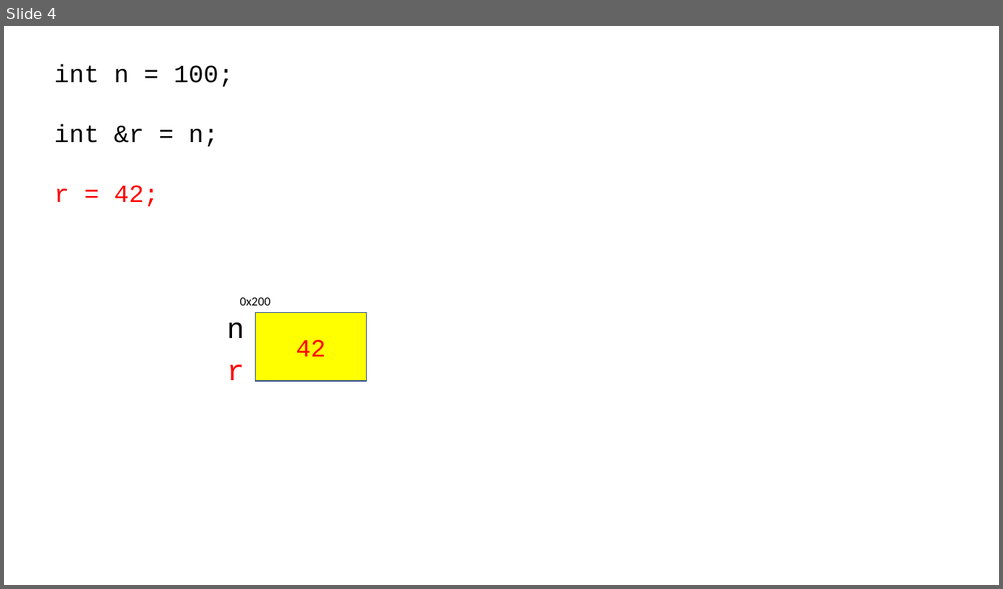
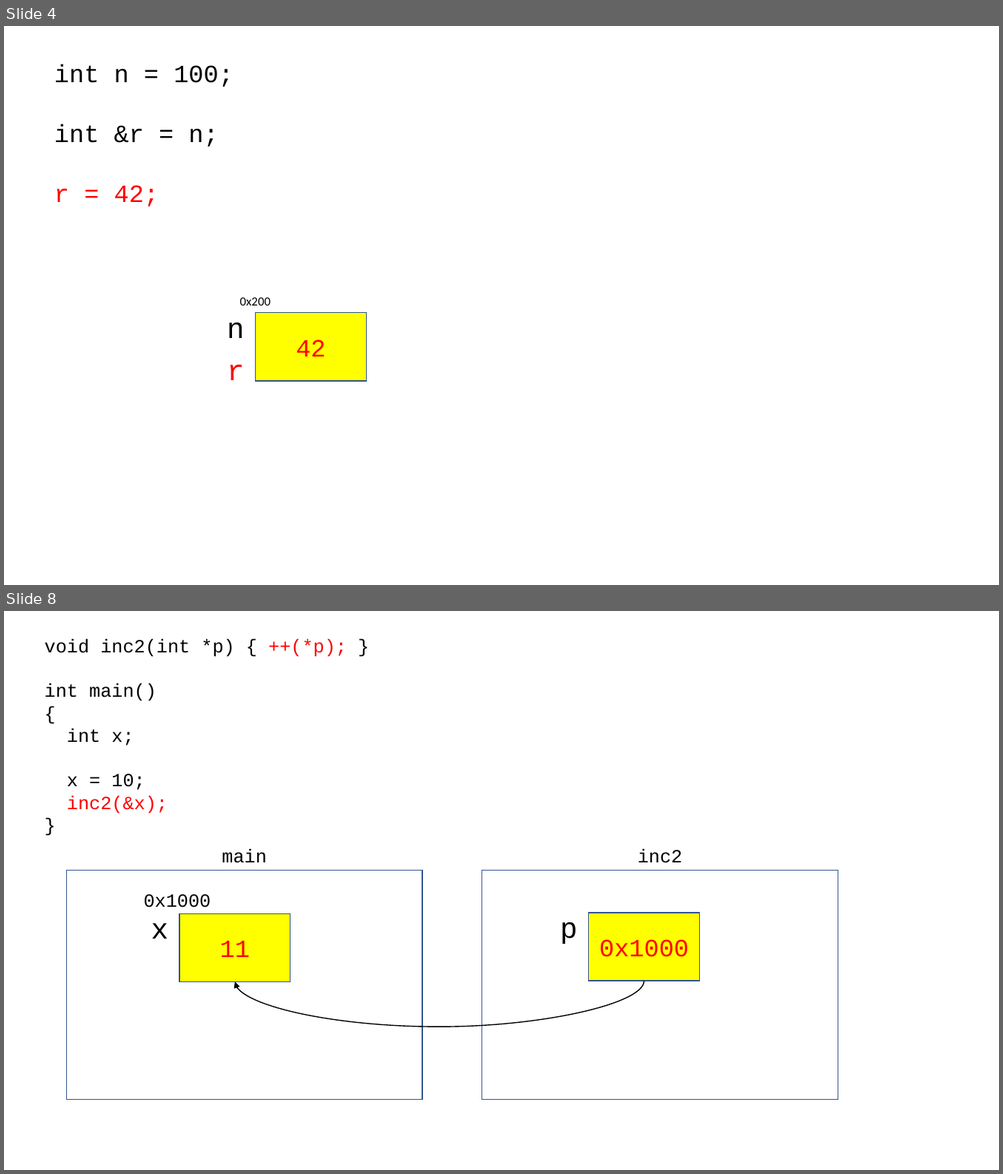
Before and after one commit to yoondev-classroom/cpp_221114, a slide deck: 221114.pptx. Shown one above the other, each under a label of ours: slide 4 before the commit, slides 4 and 8 after it; the slides between them are not shown. The pictures are 1003x589 and 1003x1174 pixels, drawn with LibreOffice and Linux fonts; fonts in the diff are those of the drawing. Boxes give left, top, right and bottom in pixels: in the first picture for what was removed or moved away, otherwise in the second. Text is boxed around its words. In the diff, an @@ line names an element or a change of style, - is before the commit and + after.

```diff
--- a/221114.pptx
+++ b/221114.pptx
@@ slide 8 added at box(4, 611, 999, 1170), background #FFFFFF @@
@@ text added at box(45, 639, 347, 814), 18 pt, text #000000 @@
+void inc2(int *p) { ++(*p); }
+int main()
+{
+int x;
+x = 10;
+inc2(&x);
+}
@@ text added at box(222, 849, 266, 863), 18 pt, text #000000 @@
+main
@@ text added at box(637, 849, 682, 863), 18 pt, text #000000 @@
+inc2
@@ rectangle added at box(67, 871, 423, 1100), fill #FFFFFF, outline #325491 1 pt @@
@@ rectangle added at box(482, 871, 838, 1100), fill #FFFFFF, outline #325491 1 pt @@
@@ text added at box(144, 894, 211, 908), 18 pt, text #000000 @@
+0x1000
@@ rectangle added at box(179, 914, 290, 982), fill #FFFF00, outline #325491 1 pt, 24 pt, text #FF0000 @@
+11
@@ rectangle added at box(588, 913, 700, 981), fill #FFFF00, outline #325491 1 pt, 24 pt, text #FF0000 @@
+0x1000
@@ text added at box(151, 923, 169, 939), 28 pt, text #000000 @@
+x
@@ text added at box(560, 923, 578, 944), 28 pt, text #000000 @@
+p
@@ curved arrow added from (644, 981) to (235, 982), #000000 1 pt @@
```
Also in this commit, not shown: 1 slide changed, 5 other slides added, 1 other file.
